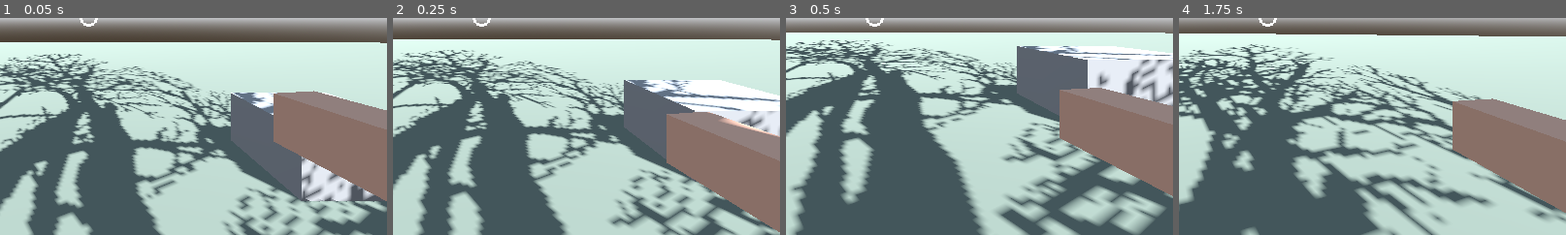
Above: before the commit, frames 1-4 (left to right).
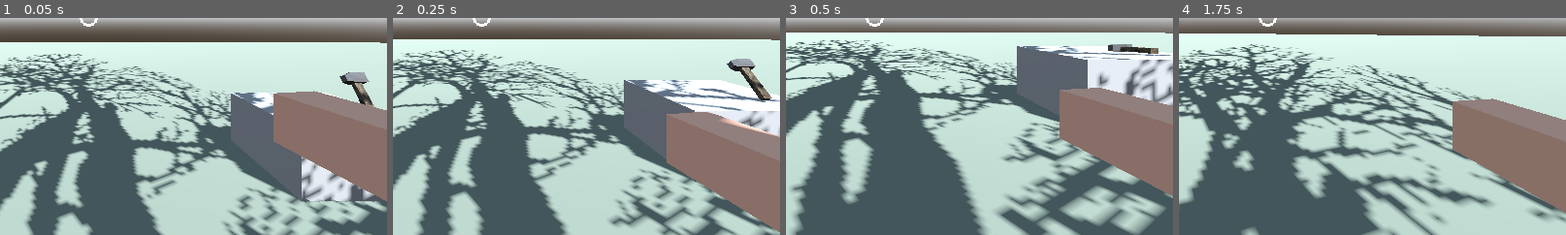
Above: after the commit, the same moments.

Repository: ollulf/CuttingBoard
Game: Godot game, scene res://scenes/levels/test_level.tscn
Same seed, same stepped clock (60 frames per second), same inputs: the game is played once before the commit and once after it.
Inputs (mouse positions are % of the whole screen's width and height, from its top left):
- Up to frame 1 (0.05 s): no input
- Up to frame 2 (0.25 s): no input
- Up to frame 3 (0.5 s): no input
- Up to frame 4 (1.75 s): move the mouse to (55, 50) at 0.52 s; press the mouse at (55, 50) at 0.53 s; hold W (move_forward) from 0.53 s (still down); tap Space (jump) at 0.77, 1.52 s; move the mouse to (45, 50) at 1.27 s; release the mouse at (45, 50) at 1.28 s; right-click (45, 50) at 1.35 s
The pictures show only the part of the screen within x 39-88%, y 50-100%; the shares and areas given below are measured in that part.

The runs differ from the first frame. In frame 1, 0.6% of the frame differs, in the area x 87-97%, y 25-42%; in frame 2, 1.0%, in the area x 78-98%, y 18-39%; in frame 3, 0.4%; in frame 4, nothing differs.

Commit message:
Added: barrel and hammer as item

Diff:
--- /dev/null
+++ b/cutting-board/scenes/items/barrel.tscn
@@ -0,0 +1,29 @@
+[gd_scene load_steps=6 format=3]
+
+[ext_resource type="PackedScene" uid="uid://di2yos6lnw6kr" path="res://scenes/environment/decoration/barrel_1.tscn" id="1_mesh"]
+[ext_resource type="Script" path="res://scripts/components/carryable.gd" id="2_carryable"]
+[ext_resource type="Script" path="res://scripts/components/destructible.gd" id="3_destructible"]
+[ext_resource type="Script" path="res://scripts/components/impact_damage.gd" id="4_impact"]
+
+[sub_resource type="CylinderShape3D" id="CylinderShape3D_barrel"]
+height = 0.9
+radius = 0.475
+
+[node name="Barrel" type="RigidBody3D"]
+mass = 40.0
+
+[node name="Mesh" parent="." instance=ExtResource("1_mesh")]
+transform = Transform3D(1, 0, 0, 0, 1, 0, 0, 0, 1, 0, -0.45, 0)
+
+[node name="CollisionShape3D" type="CollisionShape3D" parent="."]
+shape = SubResource("CylinderShape3D_barrel")
+
+[node name="Carryable" type="Node" parent="."]
+script = ExtResource("2_carryable")
+
+[node name="Destructible" type="Node" parent="."]
+script = ExtResource("3_destructible")
+durability = 160
+
+[node name="ImpactDamage" type="Node" parent="."]
+script = ExtResource("4_impact")
--- /dev/null
+++ b/cutting-board/scenes/items/hammer.tscn
@@ -0,0 +1,33 @@
+[gd_scene load_steps=7 format=3]
+
+[ext_resource type="PackedScene" uid="uid://bt525g6ypbp17" path="res://scenes/environment/decoration/hammer.tscn" id="1_mesh"]
+[ext_resource type="Script" path="res://scripts/components/carryable.gd" id="2_carryable"]
+[ext_resource type="Script" path="res://scripts/components/usable.gd" id="3_usable"]
+[ext_resource type="Script" path="res://scripts/components/destructible.gd" id="4_destructible"]
+[ext_resource type="Script" path="res://scripts/components/impact_damage.gd" id="5_impact"]
+
+[sub_resource type="BoxShape3D" id="BoxShape3D_hammer"]
+size = Vector3(0.322, 0.723, 0.153)
+
+[node name="Hammer" type="RigidBody3D"]
+mass = 6.0
+
+[node name="Mesh" parent="." instance=ExtResource("1_mesh")]
+transform = Transform3D(1, 0, 0, 0, 1, 0, 0, 0, 1, 0.0133, -0.3041, -0.0003)
+
+[node name="CollisionShape3D" type="CollisionShape3D" parent="."]
+shape = SubResource("BoxShape3D_hammer")
+
+[node name="Carryable" type="Node" parent="."]
+script = ExtResource("2_carryable")
+
+[node name="Usable" type="Node" parent="."]
+script = ExtResource("3_usable")
+
+[node name="Destructible" type="Node" parent="."]
+script = ExtResource("4_destructible")
+durability = 220
+
+[node name="ImpactDamage" type="Node" parent="."]
+script = ExtResource("5_impact")
+damage_per_speed = 3.0
--- a/cutting-board/scenes/levels/test_level.tscn
+++ b/cutting-board/scenes/levels/test_level.tscn
@@ -4,6 +4,8 @@
 [ext_resource type="PackedScene" path="res://scenes/items/carryable_base.tscn" id="2_yautc"]
 [ext_resource type="PackedScene" uid="uid://6l5ghah5ecm" path="res://scenes/environment/buildings/house_1x2.tscn" id="3_fr1um"]
 [ext_resource type="PackedScene" uid="uid://cs66pedltoe0j" path="res://scenes/environment/foliage/trees/tree_1_large.tscn" id="4_v45ci"]
+[ext_resource type="PackedScene" path="res://scenes/items/barrel.tscn" id="5_6xh4u"]
+[ext_resource type="PackedScene" path="res://scenes/items/hammer.tscn" id="6_cyt5c"]
 
 [sub_resource type="ProceduralSkyMaterial" id="ProceduralSkyMaterial_1"]
 
@@ -77,3 +79,15 @@
 
 [node name="tree_1_large" parent="." unique_id=394365836 instance=ExtResource("4_v45ci")]
 transform = Transform3D(1, 0, 0, 0, 1, 0, 0, 0, 1, 5.1923075, 0.5999272, 12.464374)
+
+[node name="Barrel" parent="." unique_id=1388112633 instance=ExtResource("5_6xh4u")]
+transform = Transform3D(1, 0, 0, 0, 1, 0, 0, 0, 1, 7.394818, 0.45, -0.69977665)
+
+[node name="Barrel2" parent="." unique_id=104482399 instance=ExtResource("5_6xh4u")]
+transform = Transform3D(1, 0, 0, 0, 1, 0, 0, 0, 1, 7.394818, 0.45, -1.9488616)
+
+[node name="Barrel3" parent="." unique_id=960236127 instance=ExtResource("5_6xh4u")]
+transform = Transform3D(1, 0, 0, 0, 1, 0, 0, 0, 1, 7.394818, 0.45, -3.2262414)
+
+[node name="Hammer" parent="." unique_id=1795017851 instance=ExtResource("6_cyt5c")]
+transform = Transform3D(1, 0, 0, 0, 0.8503981, 0.52613974, 0, -0.52613974, 0.8503981, 4.374507, 1.3617117, -4.5551653)
